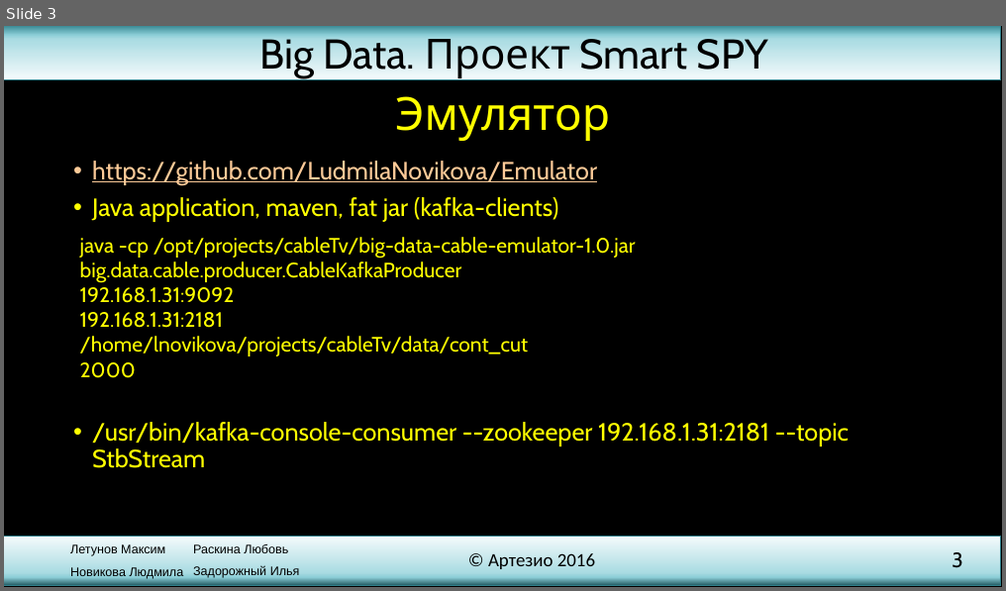
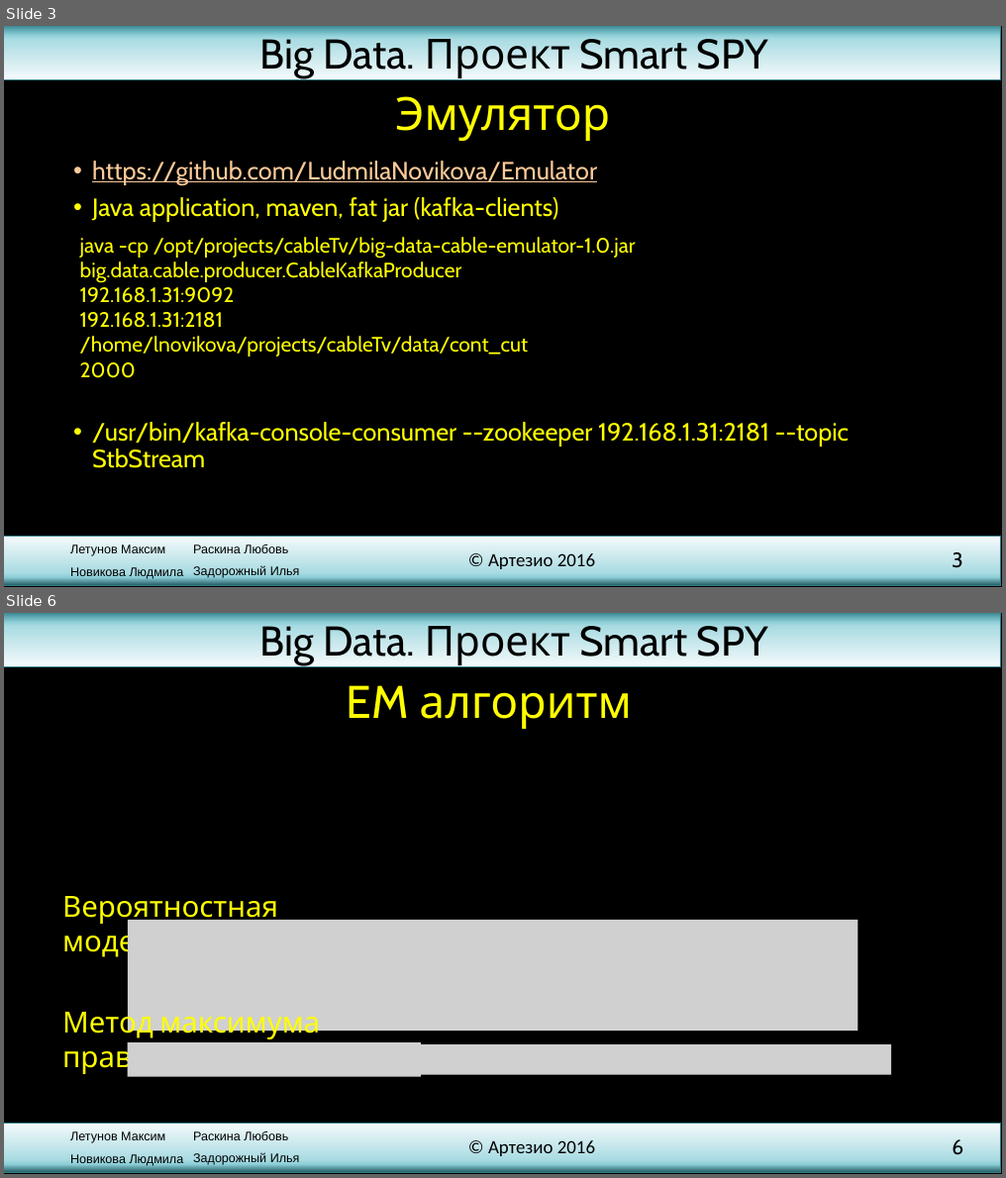
Before and after one commit to SmallDev/TestSmart, a slide deck: presentation.pptx. Shown one above the other, each under a label of ours: slide 3 before the commit, slides 3 and 6 after it; the slides between them are not shown. The pictures are 1006x591 and 1006x1178 pixels, drawn with LibreOffice and Linux fonts; fonts in the diff are those of the drawing; grey boxes stand for pictures; background and template pictures are left out. Boxes give left, top, right and bottom in pixels: in the first picture for what was removed or moved away, otherwise in the second. Text is boxed around its words. In the diff, an @@ line names an element or a change of style, - is before the commit and + after.

```diff
--- a/presentation.pptx
+++ b/presentation.pptx
@@ slide 6 added at bbox=[4, 613, 1002, 1174], background picture (left out); not listed: 7 template elements that a slide beside it also shows @@
@@ subtitle added at bbox=[347, 685, 632, 729], 44 pt, text #FFFF00 @@
+EM алгоритм
@@ text added at bbox=[62, 896, 278, 959], 28 pt, text #FFFF00 @@
+Вероятностная модель:
@@ picture added at bbox=[128, 920, 858, 1032] @@
@@ text added at bbox=[62, 1006, 320, 1075], 28 pt, text #FFFF00 @@
+Метод максимума правдоподобия:
@@ picture added at bbox=[128, 1043, 421, 1076] @@
@@ picture added at bbox=[402, 1045, 891, 1075] @@
```
Also in this commit, not shown: 4 slides changed, 2 other slides added.
